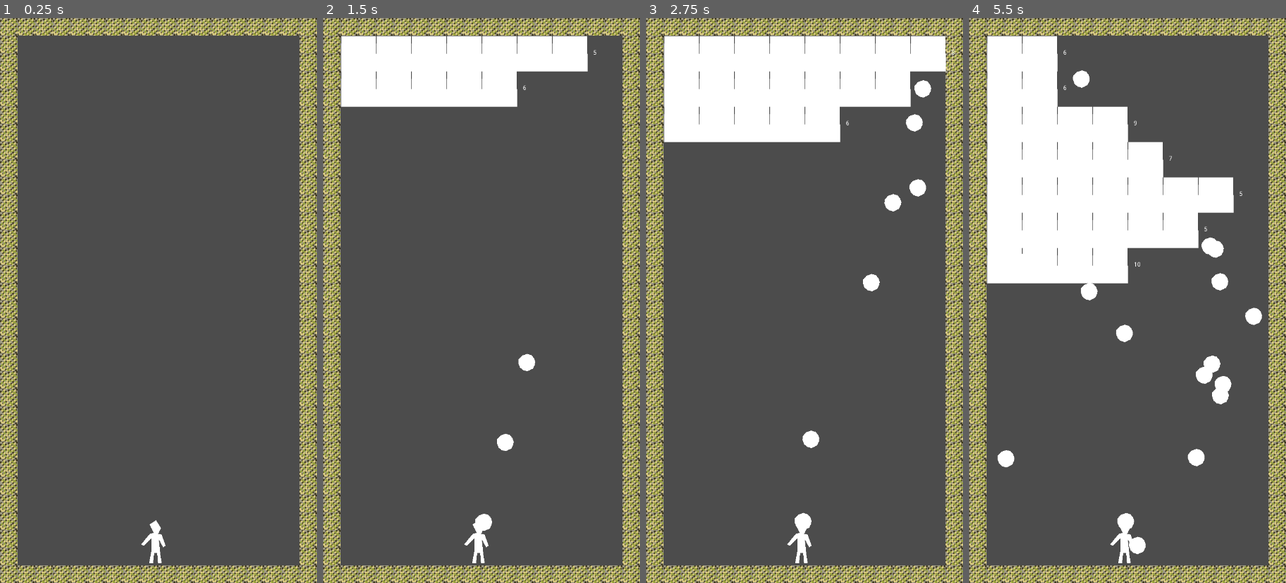
Above: before the commit, frames 1-4 (left to right).
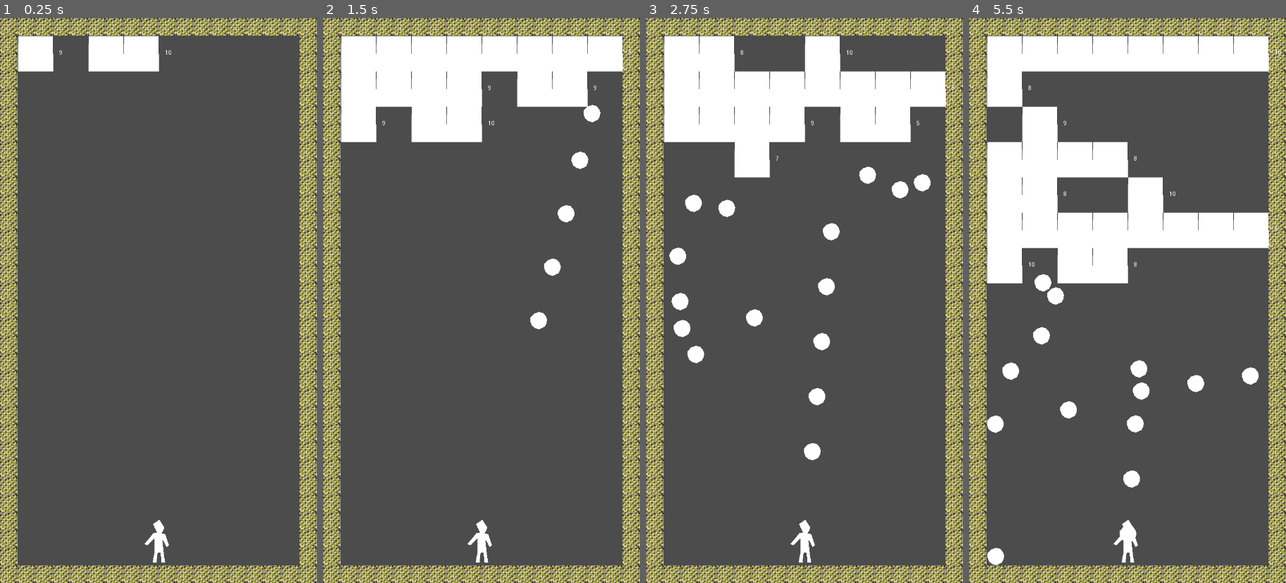
Above: after the commit, the same moments.

Repository: algch/ladrillos
Game: Godot game, scene res://main.tscn
The game is run twice, just before and just after one commit, with the same random seed, the same clock (stepped at 60 frames per second) and the same inputs.
Inputs (mouse positions are in pixels of both pictures, inside the frame that each line leads up to):
- Up to frame 1 (0.25 s): no input
- Up to frame 2 (1.5 s): tap Enter at 0.5 s; move the mouse to (551, 272) at 0.52 s; click (551, 272) at 0.6 s; tap T (test) at 0.8, 1.35 s; move the mouse to (418, 328) at 1.27 s
- Up to frame 3 (2.75 s): click (741, 328) at 1.55 s; move the mouse to (836, 176) at 2.02 s; click (836, 176) at 2.1 s; tap T (test) at 2.3 s
- Up to frame 4 (5.5 s): move the mouse to (1111, 413) at 2.77 s; tap T (test) at 2.85, 3.8, 4.35, 5.3 s; click (1111, 413) at 3.05 s; move the mouse to (1222, 385) at 3.52 s; click (1222, 385) at 3.6 s; move the mouse to (1032, 215) at 4.27 s; click (1032, 215) at 4.55 s; move the mouse to (1143, 300) at 5.02 s; click (1143, 300) at 5.1 s

The runs differ from the first frame. In frame 1, 2.4% of the frame differs, in the area x 5-54%, y 3-97%; in frame 2, 6.2%; in frame 3, 9.6%; in frame 4, 16%, in the area x 5-99%, y 3-97%.

Commit message:
starts looking like bbtan

Diff:
--- a/brick.gd
+++ b/brick.gd
@@ -14,7 +14,6 @@
 		queue_free()
 
 func handle_collision(collision, collider):
-	print("handle collision")
 	hits -= 1
 	$Label.set_text(str(hits))
 	check_hits()
--- a/brickSpawner.gd
+++ b/brickSpawner.gd
@@ -11,16 +11,33 @@
 	if event.is_action_released("test"):
 		spawn()
 
+func get_brick_distribution(bricks):
+	var spaces = {}
+	var spaces_count = max_bricks - bricks
+	while len(spaces) < spaces_count:
+		var place = randi() % max_bricks
+		if not (place in spaces):
+			spaces[place] = true
+	var result  = []
+	for i in range(bricks):
+		if i in spaces:
+			result.append(false)
+		else:
+			result.append(true)
+	return result
+
 func spawn():
 	move_brick_rows()
-	var r = (randi() % (max_bricks - min_bricks + 1)) + min_bricks
+	var bricks = (randi() % (max_bricks - min_bricks + 1)) + min_bricks
+	var distribution = get_brick_distribution(bricks)
 	var x = min_x
-	for i in range(r):
-		var brick = brick_class.instance()
-		brick.position.x = x
+	for should_build in distribution:
+		if should_build:
+			var brick = brick_class.instance()
+			brick.position.x = x
+			brick.position.y = position.y
+			get_parent().add_child(brick)
 		x += x_step
-		brick.position.y = position.y
-		get_parent().add_child(brick)
 
 func move_brick_rows():
 	get_tree().call_group("bricks", "move_to_next_row")
--- a/bullet.gd
+++ b/bullet.gd
@@ -1,7 +1,7 @@
 extends KinematicBody2D
 
 var direction = Vector2(0, 0)
-var speed = 750
+var speed = 1250
 
 func _physics_process(delta):
 	var motion = direction * speed * delta
--- a/bullet.tscn
+++ b/bullet.tscn
@@ -5,7 +5,9 @@
 [sub_resource type="CircleShape2D" id=1]
 radius = 20.0
 
-[node name="bullet" type="KinematicBody2D"]
+[node name="bullet" type="KinematicBody2D" groups=[
+"bullets",
+]]
 collision_mask = 2
 script = ExtResource( 1 )
 
--- /dev/null
+++ b/main.gd
@@ -0,0 +1,18 @@
+extends Node
+
+func _ready():
+	randomize()
+	$brickSpawner.spawn()
+
+func _on_player_shooted():
+	$turnEnder.active = true
+
+func _on_turnEnder_body_entered(body):
+	if not $turnEnder.active:
+		return
+
+	if body is KinematicBody2D:
+		if len(get_tree().get_nodes_in_group("bullets")) == 1:
+			$brickSpawner.spawn()
+			$turnEnder.active = false
+		body.queue_free()
--- a/main.tscn
+++ b/main.tscn
@@ -1,19 +1,34 @@
-[gd_scene load_steps=4 format=2]
+[gd_scene load_steps=7 format=2]
 
 [ext_resource path="res://brickSpawner.tscn" type="PackedScene" id=1]
 [ext_resource path="res://player.tscn" type="PackedScene" id=2]
 [ext_resource path="res://tilesets/walls.tres" type="TileSet" id=3]
+[ext_resource path="res://main.gd" type="Script" id=4]
+[ext_resource path="res://turnEnder.gd" type="Script" id=5]
+
+[sub_resource type="SegmentShape2D" id=1]
+a = Vector2( -319, 0 )
+b = Vector2( 319, 0 )
 
 [node name="main" type="Node"]
+script = ExtResource( 4 )
 
 [node name="brickSpawner" parent="." instance=ExtResource( 1 )]
 position = Vector2( 360, 80 )
 
 [node name="player" parent="." instance=ExtResource( 2 )]
-position = Vector2( 352.206, 1191.03 )
+position = Vector2( 360, 1190 )
 
 [node name="TileMap" type="TileMap" parent="."]
 tile_set = ExtResource( 3 )
 cell_size = Vector2( 40, 40 )
 format = 1
 tile_data = PoolIntArray( 0, 0, 0, 1, 0, 0, 2, 0, 0, 3, 0, 0, 4, 0, 0, 5, 0, 0, 6, 0, 0, 7, 0, 0, 8, 0, 0, 9, 0, 0, 10, …(1215 unchanged characters)…
+
+[node name="turnEnder" type="Area2D" parent="."]
+position = Vector2( 360, 1218 )
+script = ExtResource( 5 )
+
+[node name="CollisionShape2D" type="CollisionShape2D" parent="turnEnder"]
+shape = SubResource( 1 )
+[connection signal="body_entered" from="turnEnder" to="." method="_on_turnEnder_body_entered"]
--- a/player.gd
+++ b/player.gd
@@ -6,21 +6,26 @@
 var can_shoot = true
 var dir = Vector2(0, 0)
 
+signal player_shooted
+
+func _ready():
+	connect("player_shooted", get_parent(), "_on_player_shooted")
+
 func _on_refreshTimer_timeout():
 	var bullet = bullet_class.instance()
 	bullet.position = position
 	bullet.direction = dir
 	get_parent().add_child(bullet)
 	ammo -= 1
-	if ammo:
-		$refreshTimer.start()
-	else:
+	$refreshTimer.start()
+	if not ammo:
 		$refreshTimer.stop()
+		ammo = max_ammo
 		can_shoot = true
-		ammo = max_ammo
 
 func _input(event):
 	if event.is_action_released("shoot") and can_shoot:
 		can_shoot = false
 		dir = (get_global_mouse_position() - position).normalized()
-		$refreshTimer.start()
+		emit_signal("player_shooted")
+		_on_refreshTimer_timeout()
--- a/player.tscn
+++ b/player.tscn
@@ -10,5 +10,5 @@
 polygon = PoolVector2Array( -0.560379, 23.4642, 8.08537, 24.0045, 4.8432, 3.47086, 1.60106, -30.0315, 11.3275, -11.6592 …(316 unchanged characters)…
 
 [node name="refreshTimer" type="Timer" parent="."]
-wait_time = 0.25
+wait_time = 0.1
 [connection signal="timeout" from="refreshTimer" to="." method="_on_refreshTimer_timeout"]
--- a/project.godot
+++ b/project.godot
@@ -24,9 +24,10 @@
 window/size/width=720
 window/size/height=1280
 window/size/resizable=false
+window/size/test_width=360
+window/size/test_height=640
 window/handheld/orientation="portrait"
 window/stretch/mode="viewport"
-window/stretch/aspect="keep"
 
 [input]
 
--- /dev/null
+++ b/turnEnder.gd
@@ -0,0 +1,3 @@
+extends Area2D
+
+var active = false
